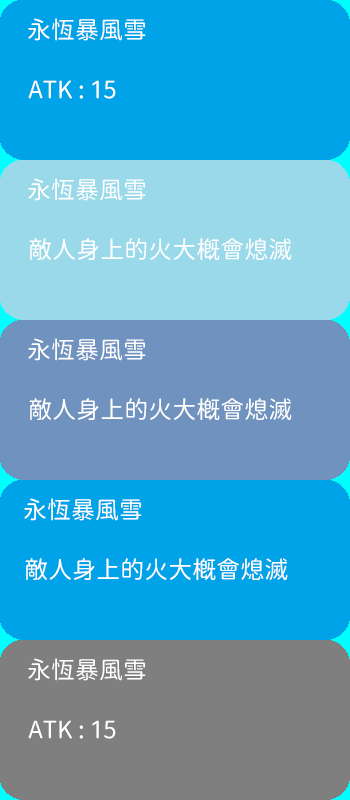
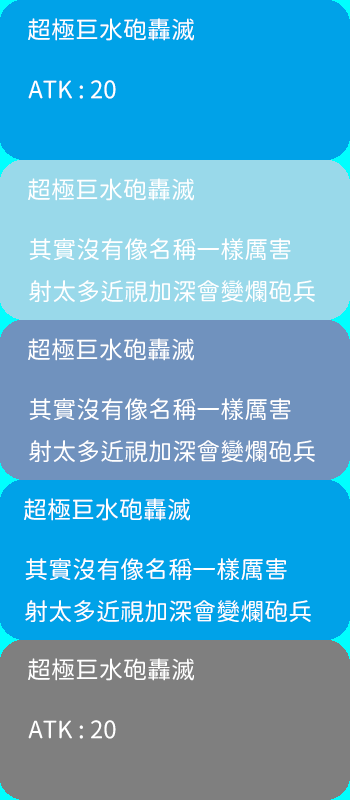
Before/after of a w=350, h=800 layered artwork. What changed in the layer stack:
renamed "ATK : 15" to "ATK : 20", painted on it over [91, 720, 116, 739]
renamed "永恆暴風雪" to "超極巨水砲轟滅", painted on it over [28, 658, 194, 681]
renamed "敵人身上的火大概會熄滅" to "其實沒有像名稱一樣厲害 射太多近視加深會變爛砲兵", painted on it over [25, 558, 311, 622]
renamed "永恆暴風雪" to "超極巨水砲轟滅", painted on it over [24, 498, 190, 521]
renamed "敵人身上的火大概會熄滅" to "其實沒有像名稱一樣厲害 射太多近視加深會變爛砲兵", painted on it over [29, 398, 315, 462]
renamed "永恆暴風雪" to "超極巨水砲轟滅", painted on it over [28, 338, 194, 361]
renamed "敵人身上的火大概會熄滅" to "其實沒有像名稱一樣厲害 射太多近視加深會變爛砲兵", painted on it over [29, 238, 315, 302]
renamed "永恆暴風雪" to "超極巨水砲轟滅", painted on it over [28, 178, 194, 201]
renamed "ATK : 15" to "ATK : 20", painted on it over [91, 80, 116, 99]
renamed "永恆暴風雪" to "超極巨水砲轟滅", painted on it over [28, 18, 194, 41]
